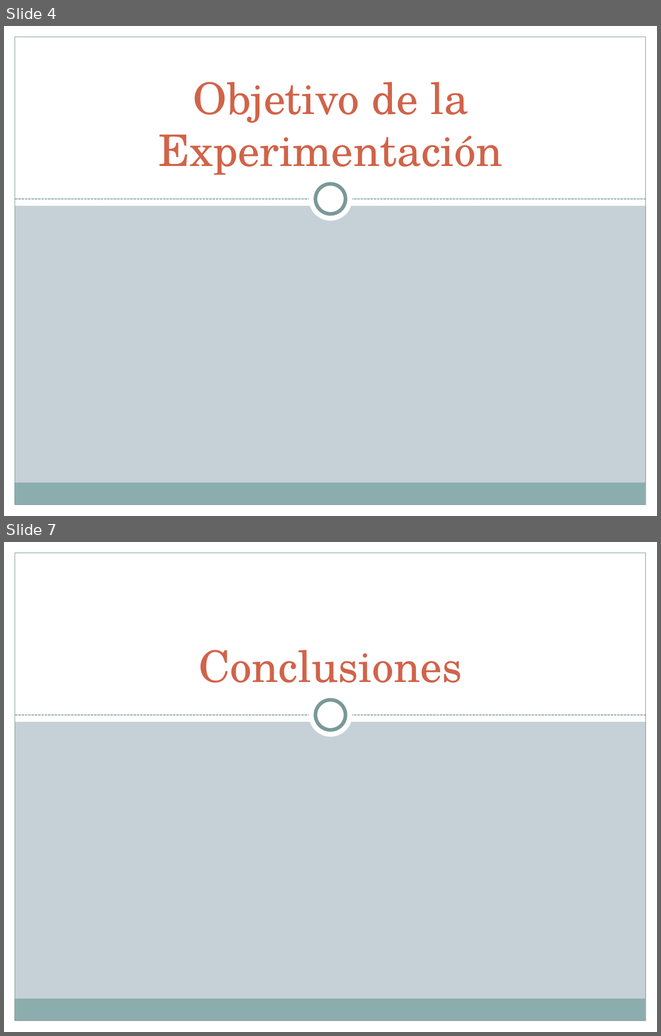
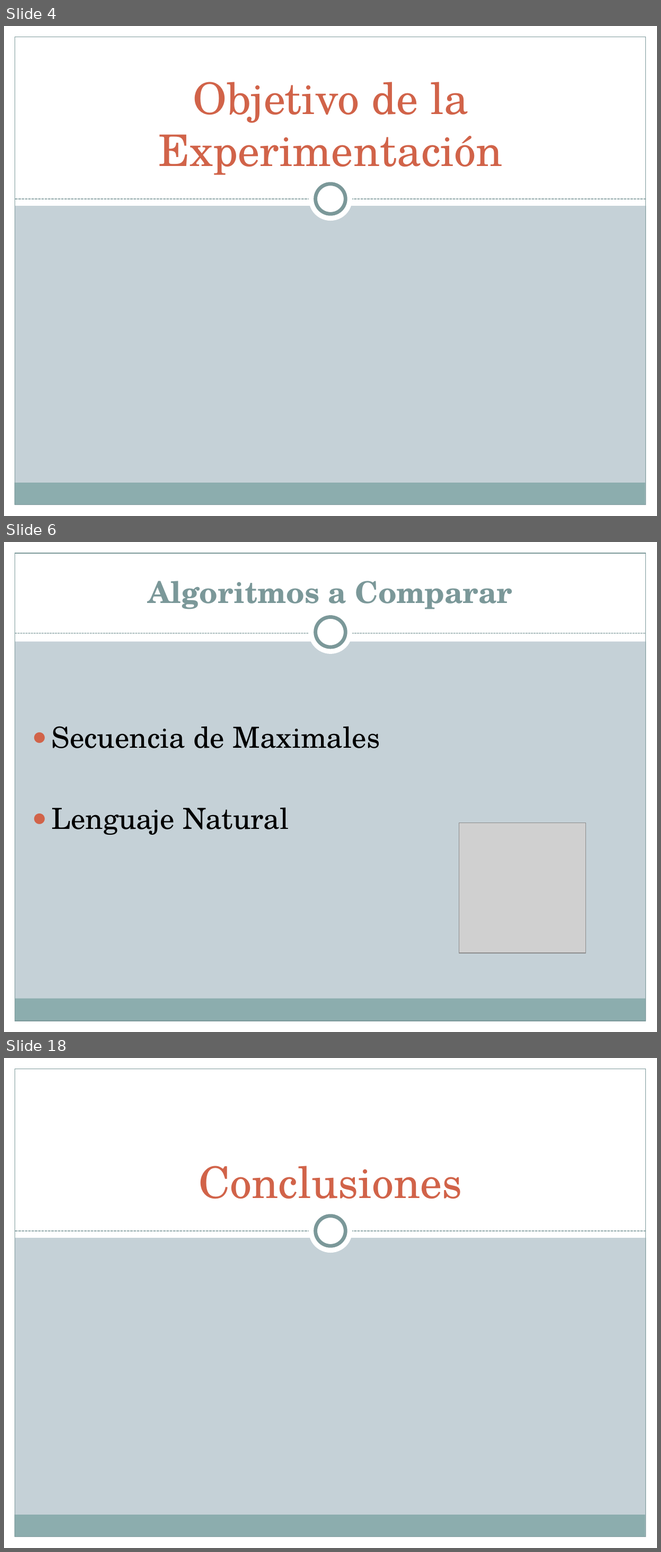
Before and after one commit to diegohttp/plagiarius, a slide deck: Lab6/Diapos HIPOTESIS.pptx. Shown one above the other, each under a label of ours: slides 4 and 7 before the commit, slides 4, 6 and 18 after it; the slides between them are not shown. The pictures are 661x1036 and 661x1552 pixels, drawn with LibreOffice and Linux fonts; fonts in the diff are those of the drawing; grey boxes stand for pictures. Boxes give left, top, right and bottom in pixels: in the first picture for what was removed or moved away, otherwise in the second. Text is boxed around its words. In the diff, an @@ line names an element or a change of style, - is before the commit and + after.

```diff
--- a/Lab6/Diapos HIPOTESIS.pptx
+++ b/Lab6/Diapos HIPOTESIS.pptx
@@ slide 6 added at (4, 542, 657, 1032), background #C5D1D7; not listed: 5 template elements that a slide beside it also shows @@
@@ rectangle added at (4, 542, 657, 641), fill #FFFFFF @@
@@ title added at (148, 581, 512, 609), 33 pt, text #7C999A, bold @@
+Algoritmos a Comparar
@@ ellipse added at (309, 610, 353, 654), fill #FFFFFF @@
@@ ellipse added at (316, 617, 345, 647), fill #FFFFFF, outline #7C999A 4 pt @@
@@ line added from (15, 633) to (646, 633), #7C999A 0.75 pt dashed @@
@@ text added at (52, 726, 380, 835), 32 pt, text #000000 @@
+● Secuencia de Maximales
+● Lenguaje Natural
@@ picture added at (459, 823, 586, 953) @@
@@ what was slide 7 is now slide 18 @@
```
Also in this commit, not shown: 1 slide changed, 11 other slides added, 1 slide removed.
